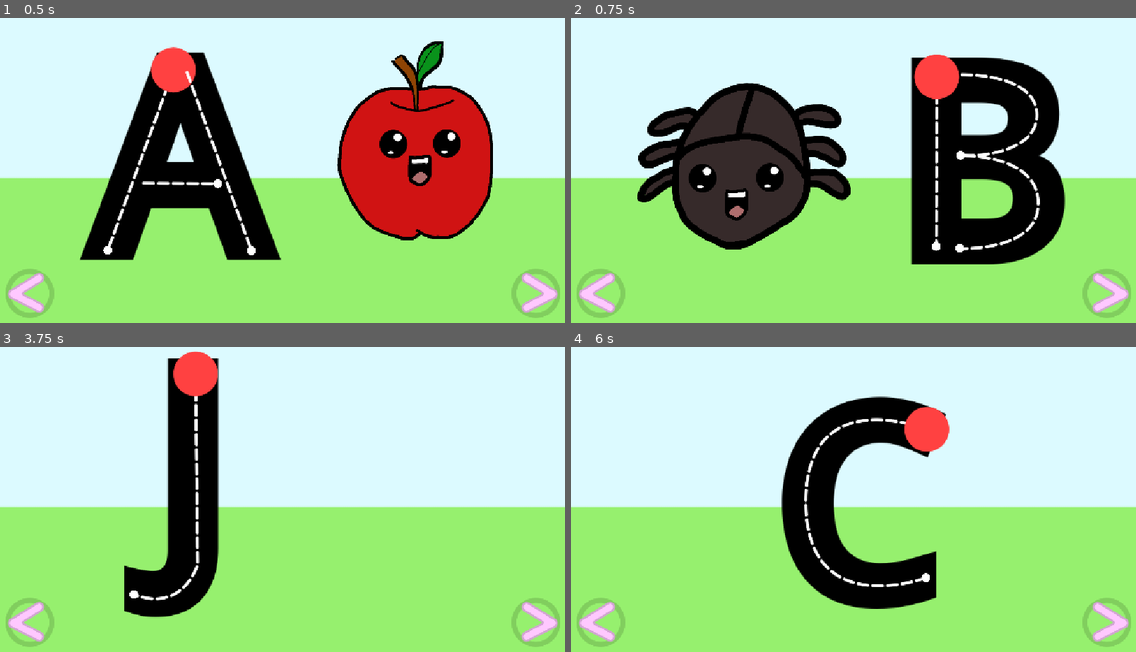
Above: before the commit, frames 1-4 (two rows, left to right).
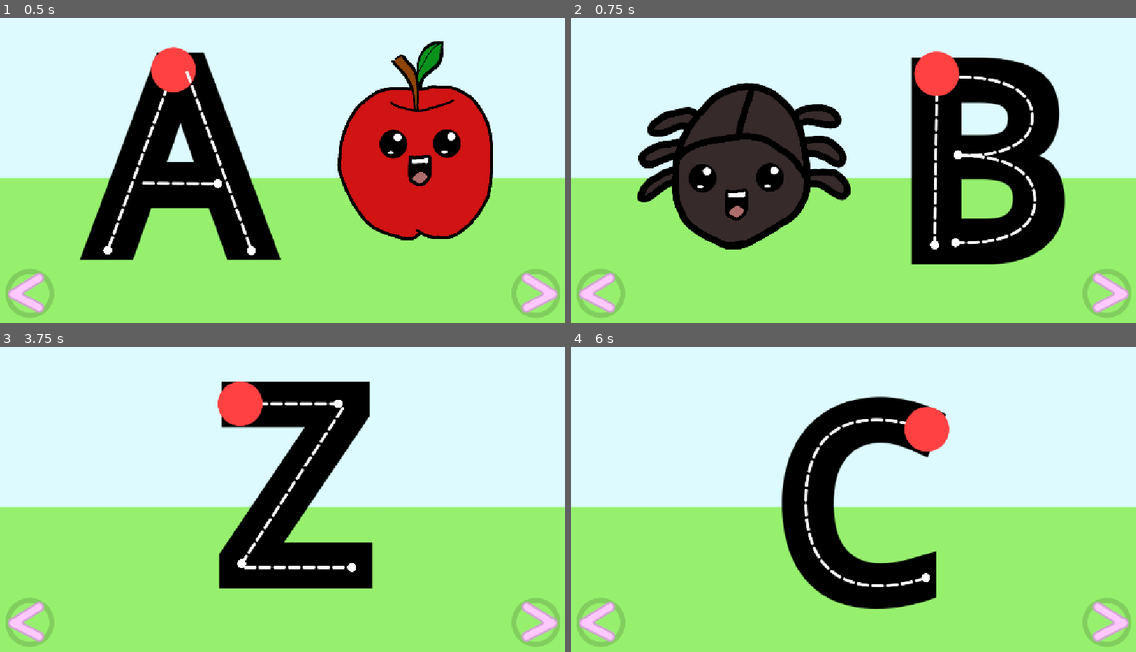
Above: after the commit, the same moments.

Repository: BlazingNeutron/urban-garbanzo
Game: Godot game, scene res://scenes/main_stage.tscn
The game is run twice, just before and just after one commit, with the same random seed, the same clock (stepped at 60 frames per second) and the same inputs.
Inputs (mouse positions are in pixels of both pictures, inside the frame that each line leads up to):
- Up to frame 1 (0.5 s): no input
- Up to frame 2 (0.75 s): click (1107, 292) at 0.5 s
- Up to frame 3 (3.75 s): click (536, 621) at 1.25 s; click (28, 621) at 2 s; click (28, 621) at 2.75 s; click (28, 621) at 3.5 s
- Up to frame 4 (6 s): click (1107, 621) at 4.25 s; tap Enter at 5 s; move the mouse to (977, 478) at 5.02 s; press the mouse at (977, 478) at 5.03 s; tap Space at 5.75 s; move the mouse to (740, 508) at 5.77 s; release the mouse at (740, 508) at 5.78 s; click (740, 508) at 5.85 s

Frame 1 is identical in both runs. In frame 2, 1.6% of the frame differs, in the area x 60-83%, y 10-77%; in frame 3, 21%, in the area x 22-67%, y 1-89%; in frame 4, nothing differs.

Commit message:
Added remaining capital letters

Diff:
--- a/scenes/letters/capital_letter_b.tscn
+++ b/scenes/letters/capital_letter_b.tscn
@@ -11,13 +11,13 @@
 
 [sub_resource type="Curve2D" id="Curve2D_ckebo"]
 _data = {
-"points": PackedVector2Array(0, 0, 0, 0, 352, 137, 0, 0, 0, 0, 351, 483)
+"points": PackedVector2Array(0, 0, 0, 0, 745, 139, 0, 0, 0, 0, 741, 488)
 }
 point_count = 2
 
 [sub_resource type="Curve2D" id="Curve2D_mqk1x"]
 _data = {
-"points": PackedVector2Array(0, 0, 0, 0, 399, 133, -0.476019, -87.2894, 0.476019, 87.2894, 556, 215, -3.07443, 3.5391, 3.07443, -3.5391, 401, 297)
+"points": PackedVector2Array(0, 0, 0, 0, 789, 146, -0.476019, -87.2894, 0.476019, 87.2894, 940, 227, -3.07443, 3.5391, 3.07443, -3.5391, 788, 304)
 }
 point_count = 3
 
@@ -25,7 +25,7 @@
 
 [sub_resource type="Curve2D" id="Curve2D_kohs7"]
 _data = {
-"points": PackedVector2Array(0, 0, 0, 0, 405, 298, -0.402629, -99.6262, 0.402629, 99.6262, 559, 395, 0, 0, 0, 0, 399, 487)
+"points": PackedVector2Array(0, 0, 0, 0, 786, 306, -0.402629, -99.6262, 0.402629, 99.6262, 945, 397, 0, 0, 0, 0, 783, 483)
 }
 point_count = 3
 
@@ -46,9 +46,6 @@
 offset_bottom = 684.0
 text = "[b]B[/b]"
 
-[node name="LetterPaths" parent="." index="2"]
-position = Vector2(393, 8)
-
 [node name="LetterPath" type="Path2D" parent="LetterPaths" index="0"]
 material = SubResource("ShaderMaterial_0e8a5")
 curve = SubResource("Curve2D_ckebo")
@@ -65,8 +62,8 @@
 
 [node name="PathFollower" type="PathFollow2D" parent="LetterPaths/LetterPath" index="2"]
 visible = false
-position = Vector2(352, 137)
-rotation = 1.57369
+position = Vector2(745, 139)
+rotation = 1.58226
 loop = false
 
 [node name="PathGrabberSprite" type="Sprite2D" parent="LetterPaths/LetterPath/PathFollower" index="0"]
@@ -88,8 +85,8 @@
 
 [node name="PathFollower" type="PathFollow2D" parent="LetterPaths/LetterPath2" index="2"]
 visible = false
-position = Vector2(399, 133)
-rotation = 0.481323
+position = Vector2(789, 146)
+rotation = 0.49236
 loop = false
 
 [node name="PathGrabberSprite" type="Sprite2D" parent="LetterPaths/LetterPath2/PathFollower" index="0"]
@@ -111,8 +108,8 @@
 
 [node name="PathFollower" type="PathFollow2D" parent="LetterPaths/LetterPath3" index="2"]
 visible = false
-position = Vector2(405, 298)
-rotation = 0.562094
+position = Vector2(786, 306)
+rotation = 0.519823
 loop = false
 
 [node name="PathGrabberSprite" type="Sprite2D" parent="LetterPaths/LetterPath3/PathFollower" index="0"]
--- /dev/null
+++ b/scenes/letters/capital_letter_k.tscn
@@ -0,0 +1,43 @@
+[gd_scene load_steps=6 format=3 uid="uid://ftto7q7qm122"]
+
+[ext_resource type="PackedScene" uid="uid://4gktlgtprxfr" path="res://scenes/letter.tscn" id="1_udlbs"]
+[ext_resource type="PackedScene" uid="uid://ctpin31ahbdpr" path="res://scenes/letter_path.tscn" id="2_mhlmi"]
+
+[sub_resource type="Curve2D" id="Curve2D_dj2q3"]
+resource_local_to_scene = true
+_data = {
+"points": PackedVector2Array(0, 0, 0, 0, 739, 152, 0, 0, 0, 0, 742, 494)
+}
+point_count = 2
+
+[sub_resource type="Curve2D" id="Curve2D_6cqwd"]
+resource_local_to_scene = true
+_data = {
+"points": PackedVector2Array(0, 0, 0, 0, 765, 344, 0, 0, 0, 0, 936, 167)
+}
+point_count = 2
+
+[sub_resource type="Curve2D" id="Curve2D_ki84y"]
+resource_local_to_scene = true
+_data = {
+"points": PackedVector2Array(0, 0, 0, 0, 834, 339, 0, 0, 0, 0, 955, 506)
+}
+point_count = 2
+
+[node name="Letter" instance=ExtResource("1_udlbs")]
+
+[node name="RichTextLabel" parent="." index="1"]
+offset_left = 640.0
+offset_top = -29.0
+offset_right = 1085.0
+offset_bottom = 698.0
+text = "[b]K[/b]"
+
+[node name="LetterPath" parent="LetterPaths" index="0" instance=ExtResource("2_mhlmi")]
+curve = SubResource("Curve2D_dj2q3")
+
+[node name="LetterPath2" parent="LetterPaths" index="1" instance=ExtResource("2_mhlmi")]
+curve = SubResource("Curve2D_6cqwd")
+
+[node name="LetterPath3" parent="LetterPaths" index="2" instance=ExtResource("2_mhlmi")]
+curve = SubResource("Curve2D_ki84y")
--- /dev/null
+++ b/scenes/letters/capital_letter_l.tscn
@@ -0,0 +1,33 @@
+[gd_scene load_steps=5 format=3 uid="uid://bihqfkyqgmqod"]
+
+[ext_resource type="PackedScene" uid="uid://4gktlgtprxfr" path="res://scenes/letter.tscn" id="1_auumt"]
+[ext_resource type="PackedScene" uid="uid://ctpin31ahbdpr" path="res://scenes/letter_path.tscn" id="2_dlkig"]
+
+[sub_resource type="Curve2D" id="Curve2D_12l2u"]
+resource_local_to_scene = true
+_data = {
+"points": PackedVector2Array(0, 0, 0, 0, 305, 133, 0, 0, 0, 0, 305, 471)
+}
+point_count = 2
+
+[sub_resource type="Curve2D" id="Curve2D_t8hg2"]
+resource_local_to_scene = true
+_data = {
+"points": PackedVector2Array(0, 0, 0, 0, 314, 475, 0, 0, 0, 0, 465, 474)
+}
+point_count = 2
+
+[node name="Letter" instance=ExtResource("1_auumt")]
+
+[node name="RichTextLabel" parent="." index="1"]
+offset_left = 204.0
+offset_top = -47.0
+offset_right = 589.0
+offset_bottom = 680.0
+text = "[b]L[/b]"
+
+[node name="LetterPath" parent="LetterPaths" index="0" instance=ExtResource("2_dlkig")]
+curve = SubResource("Curve2D_12l2u")
+
+[node name="LetterPath2" parent="LetterPaths" index="1" instance=ExtResource("2_dlkig")]
+curve = SubResource("Curve2D_t8hg2")
--- /dev/null
+++ b/scenes/letters/capital_letter_m.tscn
@@ -0,0 +1,43 @@
+[gd_scene load_steps=6 format=3 uid="uid://bwjm3ghnx6f6x"]
+
+[ext_resource type="PackedScene" uid="uid://4gktlgtprxfr" path="res://scenes/letter.tscn" id="1_ivvfq"]
+[ext_resource type="PackedScene" uid="uid://ctpin31ahbdpr" path="res://scenes/letter_path.tscn" id="2_vply5"]
+
+[sub_resource type="Curve2D" id="Curve2D_4yoqn"]
+resource_local_to_scene = true
+_data = {
+"points": PackedVector2Array(0, 0, 0, 0, 423, 142, 0, 0, 0, 0, 426, 490)
+}
+point_count = 2
+
+[sub_resource type="Curve2D" id="Curve2D_2c5uv"]
+resource_local_to_scene = true
+_data = {
+"points": PackedVector2Array(0, 0, 0, 0, 465, 142, 0, 0, 0, 0, 591, 503, 0, 0, 0, 0, 721, 142)
+}
+point_count = 3
+
+[sub_resource type="Curve2D" id="Curve2D_h4ua8"]
+resource_local_to_scene = true
+_data = {
+"points": PackedVector2Array(0, 0, 0, 0, 760, 142, 0, 0, 0, 0, 766, 501)
+}
+point_count = 2
+
+[node name="Letter" instance=ExtResource("1_ivvfq")]
+
+[node name="RichTextLabel" parent="." index="1"]
+offset_left = 330.0
+offset_top = -42.0
+offset_right = 832.0
+offset_bottom = 685.0
+text = "[b]M[/b]"
+
+[node name="LetterPath" parent="LetterPaths" index="0" instance=ExtResource("2_vply5")]
+curve = SubResource("Curve2D_4yoqn")
+
+[node name="LetterPath2" parent="LetterPaths" index="1" instance=ExtResource("2_vply5")]
+curve = SubResource("Curve2D_2c5uv")
+
+[node name="LetterPath3" parent="LetterPaths" index="2" instance=ExtResource("2_vply5")]
+curve = SubResource("Curve2D_h4ua8")
--- /dev/null
+++ b/scenes/letters/capital_letter_n.tscn
@@ -0,0 +1,43 @@
+[gd_scene load_steps=6 format=3 uid="uid://b3kek62qpjxqp"]
+
+[ext_resource type="PackedScene" uid="uid://4gktlgtprxfr" path="res://scenes/letter.tscn" id="1_1mcqs"]
+[ext_resource type="PackedScene" uid="uid://ctpin31ahbdpr" path="res://scenes/letter_path.tscn" id="2_w0lu6"]
+
+[sub_resource type="Curve2D" id="Curve2D_cbs57"]
+resource_local_to_scene = true
+_data = {
+"points": PackedVector2Array(0, 0, 0, 0, 188, 156, 0, 0, 0, 0, 186, 487)
+}
+point_count = 2
+
+[sub_resource type="Curve2D" id="Curve2D_o2se6"]
+resource_local_to_scene = true
+_data = {
+"points": PackedVector2Array(0, 0, 0, 0, 212, 152, 0, 0, 0, 0, 426, 495)
+}
+point_count = 2
+
+[sub_resource type="Curve2D" id="Curve2D_mvadl"]
+resource_local_to_scene = true
+_data = {
+"points": PackedVector2Array(0, 0, 0, 0, 458, 499, 0, 0, 0, 0, 458, 142)
+}
+point_count = 2
+
+[node name="Letter" instance=ExtResource("1_1mcqs")]
+
+[node name="RichTextLabel" parent="." index="1"]
+offset_left = 92.0
+offset_top = -39.0
+offset_right = 519.0
+offset_bottom = 688.0
+text = "[b]N[/b]"
+
+[node name="LetterPath" parent="LetterPaths" index="0" instance=ExtResource("2_w0lu6")]
+curve = SubResource("Curve2D_cbs57")
+
+[node name="LetterPath2" parent="LetterPaths" index="1" instance=ExtResource("2_w0lu6")]
+curve = SubResource("Curve2D_o2se6")
+
+[node name="LetterPath3" parent="LetterPaths" index="2" instance=ExtResource("2_w0lu6")]
+curve = SubResource("Curve2D_mvadl")
--- /dev/null
+++ b/scenes/letters/capital_letter_o.tscn
@@ -0,0 +1,23 @@
+[gd_scene load_steps=4 format=3 uid="uid://cara6rk56nwuv"]
+
+[ext_resource type="PackedScene" uid="uid://4gktlgtprxfr" path="res://scenes/letter.tscn" id="1_mtqow"]
+[ext_resource type="PackedScene" uid="uid://ctpin31ahbdpr" path="res://scenes/letter_path.tscn" id="2_nnice"]
+
+[sub_resource type="Curve2D" id="Curve2D_rdslh"]
+resource_local_to_scene = true
+_data = {
+"points": PackedVector2Array(0, 0, 0, 0, 591, 141, 0, -188.988, 0, 188.988, 448, 326, 0, 0, 0, 0, 606, 496, -7.55952, 181.429, 7.55952, -181.429, 753, 325, 0, 0, 0, 0, 612, 141)
+}
+point_count = 5
+
+[node name="Letter" instance=ExtResource("1_mtqow")]
+
+[node name="RichTextLabel" parent="." index="1"]
+offset_left = 374.0
+offset_top = -39.0
+offset_right = 871.0
+offset_bottom = 688.0
+text = "[b]O[/b]"
+
+[node name="LetterPath" parent="LetterPaths" index="0" instance=ExtResource("2_nnice")]
+curve = SubResource("Curve2D_rdslh")
--- /dev/null
+++ b/scenes/letters/capital_letter_p.tscn
@@ -0,0 +1,33 @@
+[gd_scene load_steps=5 format=3 uid="uid://coydxcvy5fqkq"]
+
+[ext_resource type="PackedScene" uid="uid://4gktlgtprxfr" path="res://scenes/letter.tscn" id="1_50kgt"]
+[ext_resource type="PackedScene" uid="uid://ctpin31ahbdpr" path="res://scenes/letter_path.tscn" id="2_can74"]
+
+[sub_resource type="Curve2D" id="Curve2D_v58lc"]
+resource_local_to_scene = true
+_data = {
+"points": PackedVector2Array(0, 0, 0, 0, 266, 135, 0, 0, 0, 0, 268, 487)
+}
+point_count = 2
+
+[sub_resource type="Curve2D" id="Curve2D_84fti"]
+resource_local_to_scene = true
+_data = {
+"points": PackedVector2Array(0, 0, 0, 0, 297, 140, -1.25992, -115.913, 1.25992, 115.913, 446, 237, 0, 0, 0, 0, 297, 329)
+}
+point_count = 3
+
+[node name="Letter" instance=ExtResource("1_50kgt")]
+
+[node name="RichTextLabel" parent="." index="1"]
+offset_left = 161.0
+offset_top = -46.0
+offset_right = 546.0
+offset_bottom = 681.0
+text = "[b]P[/b]"
+
+[node name="LetterPath" parent="LetterPaths" index="0" instance=ExtResource("2_can74")]
+curve = SubResource("Curve2D_v58lc")
+
+[node name="LetterPath2" parent="LetterPaths" index="1" instance=ExtResource("2_can74")]
+curve = SubResource("Curve2D_84fti")
--- /dev/null
+++ b/scenes/letters/capital_letter_q.tscn
@@ -0,0 +1,33 @@
+[gd_scene load_steps=5 format=3 uid="uid://q34skxcudi8s"]
+
+[ext_resource type="PackedScene" uid="uid://4gktlgtprxfr" path="res://scenes/letter.tscn" id="1_gemxh"]
+[ext_resource type="PackedScene" uid="uid://ctpin31ahbdpr" path="res://scenes/letter_path.tscn" id="2_pvpft"]
+
+[sub_resource type="Curve2D" id="Curve2D_4ucbr"]
+resource_local_to_scene = true
+_data = {
+"points": PackedVector2Array(0, 0, 0, 0, 335, 123, 0, -188.988, 0, 188.988, 205, 304, 0, 0, 0, 0, 355, 471, -7.55952, 181.429, 7.55952, -181.429, 499, 292, 0, 0, 0, 0, 354, 121)
+}
+point_count = 5
+
+[sub_resource type="Curve2D" id="Curve2D_pvpft"]
+resource_local_to_scene = true
+_data = {
+"points": PackedVector2Array(0, 0, 0, 0, 394, 489, 0, 0, 0, 0, 461, 564)
+}
+point_count = 2
+
+[node name="Letter" instance=ExtResource("1_gemxh")]
+
+[node name="RichTextLabel" parent="." index="1"]
+offset_left = 117.0
+offset_top = -65.0
+offset_right = 601.0
+offset_bottom = 662.0
+text = "[b]Q[/b]"
+
+[node name="LetterPath" parent="LetterPaths" index="0" instance=ExtResource("2_pvpft")]
+curve = SubResource("Curve2D_4ucbr")
+
+[node name="LetterPath2" parent="LetterPaths" index="1" instance=ExtResource("2_pvpft")]
+curve = SubResource("Curve2D_pvpft")
--- /dev/null
+++ b/scenes/letters/capital_letter_r.tscn
@@ -0,0 +1,43 @@
+[gd_scene load_steps=6 format=3 uid="uid://be58v5m3c4edt"]
+
+[ext_resource type="PackedScene" uid="uid://4gktlgtprxfr" path="res://scenes/letter.tscn" id="1_rq3b2"]
+[ext_resource type="PackedScene" uid="uid://ctpin31ahbdpr" path="res://scenes/letter_path.tscn" id="2_8ehod"]
+
+[sub_resource type="Curve2D" id="Curve2D_q5fma"]
+resource_local_to_scene = true
+_data = {
+"points": PackedVector2Array(0, 0, 0, 0, 697, 146, 0, 0, 0, 0, 698, 496)
+}
+point_count = 2
+
+[sub_resource type="Curve2D" id="Curve2D_3pa0j"]
+resource_local_to_scene = true
+_data = {
+"points": PackedVector2Array(0, 0, 0, 0, 723, 146, 2.51984, -113.393, -2.51984, 113.393, 883, 237, 0, 0, 0, 0, 726, 325)
+}
+point_count = 3
+
+[sub_resource type="Curve2D" id="Curve2D_8ehod"]
+resource_local_to_scene = true
+_data = {
+"points": PackedVector2Array(0, 0, 0, 0, 821, 344, 0, 0, 0, 0, 910, 503)
+}
+point_count = 2
+
+[node name="Letter" instance=ExtResource("1_rq3b2")]
+
+[node name="RichTextLabel" parent="." index="1"]
+offset_left = 597.0
+offset_top = -40.0
+offset_right = 1020.0
+offset_bottom = 687.0
+text = "[b]R[/b]"
+
+[node name="LetterPath" parent="LetterPaths" index="0" instance=ExtResource("2_8ehod")]
+curve = SubResource("Curve2D_q5fma")
+
+[node name="LetterPath2" parent="LetterPaths" index="1" instance=ExtResource("2_8ehod")]
+curve = SubResource("Curve2D_3pa0j")
+
+[node name="LetterPath3" parent="LetterPaths" index="2" instance=ExtResource("2_8ehod")]
+curve = SubResource("Curve2D_8ehod")
--- /dev/null
+++ b/scenes/letters/capital_letter_s.tscn
@@ -0,0 +1,23 @@
+[gd_scene load_steps=4 format=3 uid="uid://cbtbvpxaacky2"]
+
+[ext_resource type="PackedScene" uid="uid://4gktlgtprxfr" path="res://scenes/letter.tscn" id="1_rwjqk"]
+[ext_resource type="PackedScene" uid="uid://ctpin31ahbdpr" path="res://scenes/letter_path.tscn" id="2_p8fva"]
+
+[sub_resource type="Curve2D" id="Curve2D_y46ay"]
+resource_local_to_scene = true
+_data = {
+"points": PackedVector2Array(0, 0, 0, 0, 464, 159, 25.1984, -103.313, -25.1984, 103.313, 281, 203, 31.498, -119.692, -31.498, 119.692, 464, 421, 0, 0, 0, 0, 251, 467)
+}
+point_count = 4
+
+[node name="Letter" instance=ExtResource("1_rwjqk")]
+
+[node name="RichTextLabel" parent="." index="1"]
+offset_left = 203.0
+offset_top = -48.0
+offset_right = 588.0
+offset_bottom = 679.0
+text = "[b]S[/b]"
+
+[node name="LetterPath" parent="LetterPaths" index="0" instance=ExtResource("2_p8fva")]
+curve = SubResource("Curve2D_y46ay")
--- /dev/null
+++ b/scenes/letters/capital_letter_t.tscn
@@ -0,0 +1,33 @@
+[gd_scene load_steps=5 format=3 uid="uid://didufg4w3hx3w"]
+
+[ext_resource type="PackedScene" uid="uid://4gktlgtprxfr" path="res://scenes/letter.tscn" id="1_yb2fb"]
+[ext_resource type="PackedScene" uid="uid://ctpin31ahbdpr" path="res://scenes/letter_path.tscn" id="2_g42rv"]
+
+[sub_resource type="Curve2D" id="Curve2D_vdnlu"]
+resource_local_to_scene = true
+_data = {
+"points": PackedVector2Array(0, 0, 0, 0, 588, 185, 0, 0, 0, 0, 588, 490)
+}
+point_count = 2
+
+[sub_resource type="Curve2D" id="Curve2D_ctpca"]
+resource_local_to_scene = true
+_data = {
+"points": PackedVector2Array(0, 0, 0, 0, 465, 166, 0, 0, 0, 0, 710, 167)
+}
+point_count = 2
+
+[node name="Letter" instance=ExtResource("1_yb2fb")]
+
+[node name="RichTextLabel" parent="." index="1"]
+offset_left = 419.0
+offset_top = -32.0
+offset_right = 804.0
+offset_bottom = 695.0
+text = "[b]T[/b]"
+
+[node name="LetterPath" parent="LetterPaths" index="0" instance=ExtResource("2_g42rv")]
+curve = SubResource("Curve2D_vdnlu")
+
+[node name="LetterPath2" parent="LetterPaths" index="1" instance=ExtResource("2_g42rv")]
+curve = SubResource("Curve2D_ctpca")
--- /dev/null
+++ b/scenes/letters/capital_letter_u.tscn
@@ -0,0 +1,23 @@
+[gd_scene load_steps=4 format=3 uid="uid://dmm1vf1kqa7un"]
+
+[ext_resource type="PackedScene" uid="uid://4gktlgtprxfr" path="res://scenes/letter.tscn" id="1_pnsas"]
+[ext_resource type="PackedScene" uid="uid://ctpin31ahbdpr" path="res://scenes/letter_path.tscn" id="2_dv51e"]
+
+[sub_resource type="Curve2D" id="Curve2D_8pgd2"]
+resource_local_to_scene = true
+_data = {
+"points": PackedVector2Array(0, 0, 0, 0, 670, 161, 0, 0, 0, 0, 670, 401, -124.732, -2.51984, 124.732, 2.51984, 790, 506, 0, 0, 0, 0, 927, 394, 0, 0, 0, 0, 923, 161)
+}
+point_count = 5
+
+[node name="Letter" instance=ExtResource("1_pnsas")]
+
+[node name="RichTextLabel" parent="." index="1"]
+offset_left = 577.0
+offset_top = -29.0
+offset_right = 983.0
+offset_bottom = 698.0
+text = "[b]U[/b]"
+
+[node name="LetterPath" parent="LetterPaths" index="0" instance=ExtResource("2_dv51e")]
+curve = SubResource("Curve2D_8pgd2")
--- /dev/null
+++ b/scenes/letters/capital_letter_v.tscn
@@ -0,0 +1,23 @@
+[gd_scene load_steps=4 format=3 uid="uid://del4hryhuvw71"]
+
+[ext_resource type="PackedScene" uid="uid://4gktlgtprxfr" path="res://scenes/letter.tscn" id="1_6attu"]
+[ext_resource type="PackedScene" uid="uid://ctpin31ahbdpr" path="res://scenes/letter_path.tscn" id="2_rj72q"]
+
+[sub_resource type="Curve2D" id="Curve2D_42p05"]
+resource_local_to_scene = true
+_data = {
+"points": PackedVector2Array(0, 0, 0, 0, 203, 150, 0, 0, 0, 0, 335, 492, 0, 0, 0, 0, 471, 149)
+}
+point_count = 3
+
+[node name="Letter" instance=ExtResource("1_6attu")]
+
+[node name="RichTextLabel" parent="." index="1"]
+offset_left = 4.0
+offset_top = -31.0
+offset_right = 592.0
+offset_bottom = 696.0
+text = "[b] V[/b]"
+
+[node name="LetterPath" parent="LetterPaths" index="0" instance=ExtResource("2_rj72q")]
+curve = SubResource("Curve2D_42p05")
--- /dev/null
+++ b/scenes/letters/capital_letter_w.tscn
@@ -0,0 +1,53 @@
+[gd_scene load_steps=7 format=3 uid="uid://bel1gw01km3rv"]
+
+[ext_resource type="PackedScene" uid="uid://4gktlgtprxfr" path="res://scenes/letter.tscn" id="1_y72py"]
+[ext_resource type="PackedScene" uid="uid://ctpin31ahbdpr" path="res://scenes/letter_path.tscn" id="2_dhbaa"]
+
+[sub_resource type="Curve2D" id="Curve2D_sk2kq"]
+resource_local_to_scene = true
+_data = {
+"points": PackedVector2Array(0, 0, 0, 0, 336, 147, 0, 0, 0, 0, 429, 500)
+}
+point_count = 2
+
+[sub_resource type="Curve2D" id="Curve2D_dhbaa"]
+resource_local_to_scene = true
+_data = {
+"points": PackedVector2Array(0, 0, 0, 0, 440, 499, 0, 0, 0, 0, 544, 156)
+}
+point_count = 2
+
+[sub_resource type="Curve2D" id="Curve2D_lqyfb"]
+resource_local_to_scene = true
+_data = {
+"points": PackedVector2Array(0, 0, 0, 0, 569, 156, 0, 0, 0, 0, 659, 499)
+}
+point_count = 2
+
+[sub_resource type="Curve2D" id="Curve2D_vi6ng"]
+resource_local_to_scene = true
+_data = {
+"points": PackedVector2Array(0, 0, 0, 0, 684, 495, 0, 0, 0, 0, 771, 155)
+}
+point_count = 2
+
+[node name="Letter" instance=ExtResource("1_y72py")]
+
+[node name="RichTextLabel" parent="." index="1"]
+offset_left = 278.0
+offset_top = -28.0
+offset_right = 978.0
+offset_bottom = 699.0
+text = " [b]W[/b]"
+
+[node name="LetterPath" parent="LetterPaths" index="0" instance=ExtResource("2_dhbaa")]
+curve = SubResource("Curve2D_sk2kq")
+
+[node name="LetterPath2" parent="LetterPaths" index="1" instance=ExtResource("2_dhbaa")]
+curve = SubResource("Curve2D_dhbaa")
+
+[node name="LetterPath3" parent="LetterPaths" index="2" instance=ExtResource("2_dhbaa")]
+curve = SubResource("Curve2D_lqyfb")
+
+[node name="LetterPath4" parent="LetterPaths" index="3" instance=ExtResource("2_dhbaa")]
+curve = SubResource("Curve2D_vi6ng")
--- /dev/null
+++ b/scenes/letters/capital_letter_x.tscn
@@ -0,0 +1,33 @@
+[gd_scene load_steps=5 format=3 uid="uid://drpbqi4vx1mv1"]
+
+[ext_resource type="PackedScene" uid="uid://4gktlgtprxfr" path="res://scenes/letter.tscn" id="1_igvri"]
+[ext_resource type="PackedScene" uid="uid://ctpin31ahbdpr" path="res://scenes/letter_path.tscn" id="2_bufi7"]
+
+[sub_resource type="Curve2D" id="Curve2D_g4lvx"]
+resource_local_to_scene = true
+_data = {
+"points": PackedVector2Array(0, 0, 0, 0, 717, 136, 0, 0, 0, 0, 954, 499)
+}
+point_count = 2
+
+[sub_resource type="Curve2D" id="Curve2D_bufi7"]
+resource_local_to_scene = true
+_data = {
+"points": PackedVector2Array(0, 0, 0, 0, 708, 505, 0, 0, 0, 0, 949, 133)
+}
+point_count = 2
+
+[node name="Letter" instance=ExtResource("1_igvri")]
+
+[node name="RichTextLabel" parent="." index="1"]
+offset_left = 502.0
+offset_top = -39.0
+offset_right = 1075.0
+offset_bottom = 688.0
+text = "[b] X[/b]"
+
+[node name="LetterPath" parent="LetterPaths" index="0" instance=ExtResource("2_bufi7")]
+curve = SubResource("Curve2D_g4lvx")
+
+[node name="LetterPath2" parent="LetterPaths" index="1" instance=ExtResource("2_bufi7")]
+curve = SubResource("Curve2D_bufi7")
--- /dev/null
+++ b/scenes/letters/capital_letter_y.tscn
@@ -0,0 +1,33 @@
+[gd_scene load_steps=5 format=3 uid="uid://bvn88lb1uivhc"]
+
+[ext_resource type="PackedScene" uid="uid://4gktlgtprxfr" path="res://scenes/letter.tscn" id="1_1xjm7"]
+[ext_resource type="PackedScene" uid="uid://ctpin31ahbdpr" path="res://scenes/letter_path.tscn" id="2_n38ed"]
+
+[sub_resource type="Curve2D" id="Curve2D_qtlr0"]
+resource_local_to_scene = true
+_data = {
+"points": PackedVector2Array(0, 0, 0, 0, 205, 130, 0, 0, 0, 0, 312, 310, 0, 0, 0, 0, 312, 486)
+}
+point_count = 3
+
+[sub_resource type="Curve2D" id="Curve2D_6syoc"]
+resource_local_to_scene = true
+_data = {
+"points": PackedVector2Array(0, 0, 0, 0, 440, 122, 0, 0, 0, 0, 311, 314)
+}
+point_count = 2
+
+[node name="Letter" instance=ExtResource("1_1xjm7")]
+
+[node name="RichTextLabel" parent="." index="1"]
+offset_left = -7.0
+offset_top = -56.0
+offset_right = 533.0
+offset_bottom = 671.0
+text = "[b] Y[/b]"
+
+[node name="LetterPath" parent="LetterPaths" index="0" instance=ExtResource("2_n38ed")]
+curve = SubResource("Curve2D_qtlr0")
+
+[node name="LetterPath2" parent="LetterPaths" index="1" instance=ExtResource("2_n38ed")]
+curve = SubResource("Curve2D_6syoc")
--- /dev/null
+++ b/scenes/letters/capital_letter_z.tscn
@@ -0,0 +1,43 @@
+[gd_scene load_steps=6 format=3 uid="uid://cxsuqec851eh1"]
+
+[ext_resource type="PackedScene" uid="uid://4gktlgtprxfr" path="res://scenes/letter.tscn" id="1_2oc7a"]
+[ext_resource type="PackedScene" uid="uid://ctpin31ahbdpr" path="res://scenes/letter_path.tscn" id="2_e3uke"]
+
+[sub_resource type="Curve2D" id="Curve2D_t3no0"]
+resource_local_to_scene = true
+_data = {
+"points": PackedVector2Array(0, 0, 0, 0, 489, 141, 0, 0, 0, 0, 689, 141)
+}
+point_count = 2
+
+[sub_resource type="Curve2D" id="Curve2D_8247f"]
+resource_local_to_scene = true
+_data = {
+"points": PackedVector2Array(0, 0, 0, 0, 700, 147, 0, 0, 0, 0, 492, 467)
+}
+point_count = 2
+
+[sub_resource type="Curve2D" id="Curve2D_tt23s"]
+resource_local_to_scene = true
+_data = {
+"points": PackedVector2Array(0, 0, 0, 0, 495, 475, 0, 0, 0, 0, 717, 475)
+}
+point_count = 2
+
+[node name="Letter" instance=ExtResource("1_2oc7a")]
+
+[node name="RichTextLabel" parent="." index="1"]
+offset_left = 429.0
+offset_top = -53.0
+offset_right = 814.0
+offset_bottom = 674.0
+text = "[b]Z[/b]"
+
+[node name="LetterPath" parent="LetterPaths" index="0" instance=ExtResource("2_e3uke")]
+curve = SubResource("Curve2D_t3no0")
+
+[node name="LetterPath2" parent="LetterPaths" index="1" instance=ExtResource("2_e3uke")]
+curve = SubResource("Curve2D_8247f")
+
+[node name="LetterPath3" parent="LetterPaths" index="2" instance=ExtResource("2_e3uke")]
+curve = SubResource("Curve2D_tt23s")
--- a/scripts/main_stage.gd
+++ b/scripts/main_stage.gd
@@ -15,8 +15,23 @@
 			{ "scene": "capital_letter_g" },
 			{ "scene": "capital_letter_h" },
 			{ "scene": "capital_letter_i" },
-			{ "scene": "capital_letter_j" }
-
+			{ "scene": "capital_letter_j" },
+			{ "scene": "capital_letter_k" },
+			{ "scene": "capital_letter_l" },
+			{ "scene": "capital_letter_m" },
+			{ "scene": "capital_letter_n" },
+			{ "scene": "capital_letter_o" },
+			{ "scene": "capital_letter_p" },
+			{ "scene": "capital_letter_q" },
+			{ "scene": "capital_letter_r" },
+			{ "scene": "capital_letter_s" },
+			{ "scene": "capital_letter_t" },
+			{ "scene": "capital_letter_u" },
+			{ "scene": "capital_letter_v" },
+			{ "scene": "capital_letter_w" },
+			{ "scene": "capital_letter_x" },
+			{ "scene": "capital_letter_y" },
+			{ "scene": "capital_letter_z" }
 		]
 }
 
